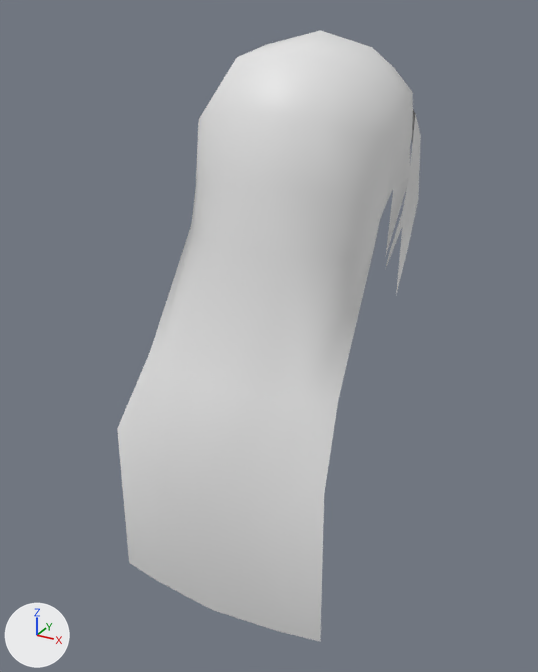
The glTF model assets/Converted Models/HairStyle/Human Male/Martial arts male hair 13.glb as it was, and as the next commit left it.
Before and after are seen from a 50 mm camera at (0.276, -0.559, 0.178) aimed at (-0.011, -0.037, -0.082). The lights are fixed; the arrows at lower left show +X, +Y and +Z. The picture after the commit comes second.

The scene before the commit, as lines of its bpy script (objects in view):
```python
me_ͷ__13_0 = bpy.data.meshes.new('������ͷ��13_0')
me_ͷ__13_0.from_pydata(...)  # 129 vertices, 187 faces; spans x -0.096..0.096, y -0.169..0.127, z -0.287..0.162
ob_ͷ__13_0 = bpy.data.objects.new('������ͷ��13_0', me_ͷ__13_0)
ob_ͷ__13_0.location = (0.0, 0.0, 0.0)
```
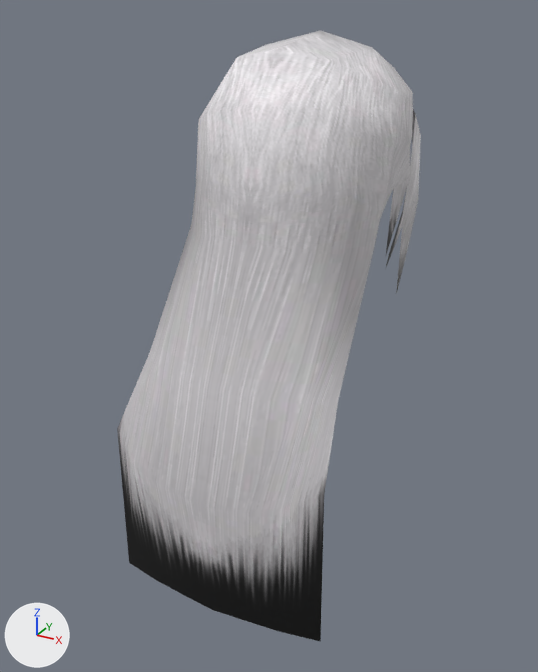
Where the change shows, as pixel boxes (x1, y1, x2, y2) in the pictures (538 x 672 px):
'������ͷ��13_0', recoloured (darker): (117, 30, 419, 641) in both

The edits, one by one:
Picture 'tex_2251939496341131144.dds' (img_tex_2251939496341131144_dds) is new.
Material '武侠男头发13_0_mat' (mat_武侠男头发13_0_mat) is new.
Its texture is img_tex_2251939496341131144_dds.
me_ͷ__13_0 has 129 vertices, 187 faces and spans x -0.096..0.096, y -0.169..0.127, z -0.287..0.162.
me_ͷ__13_0 gains material mat_武侠男头发13_0_mat (picture img_tex_2251939496341131144_dds).
